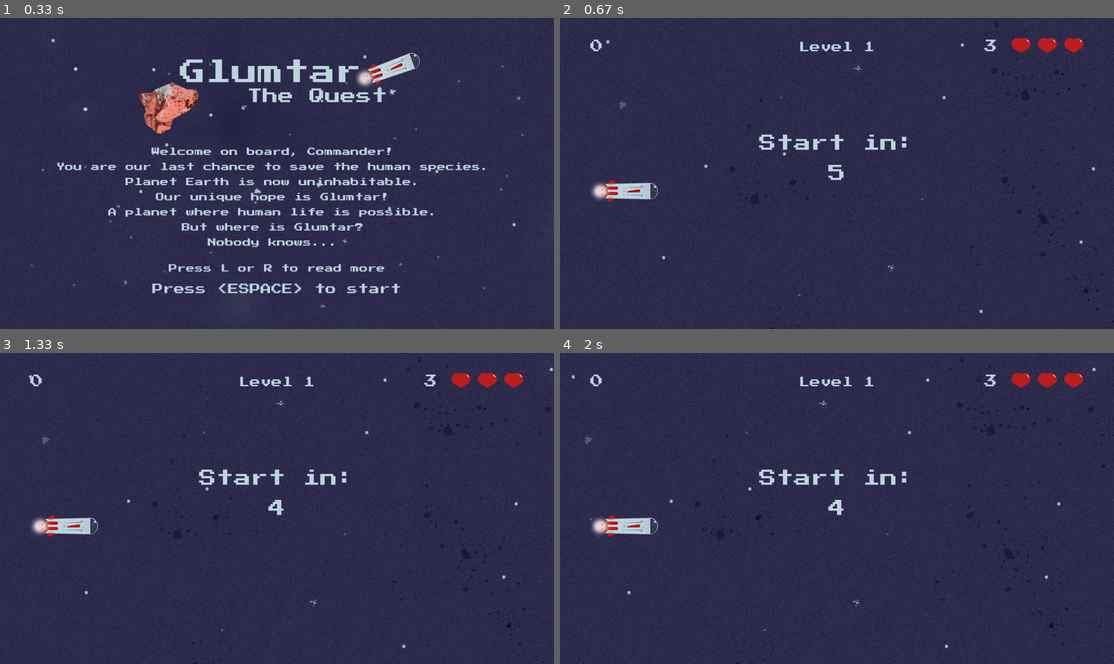
Above: before the commit, frames 1-4 (two rows, left to right).
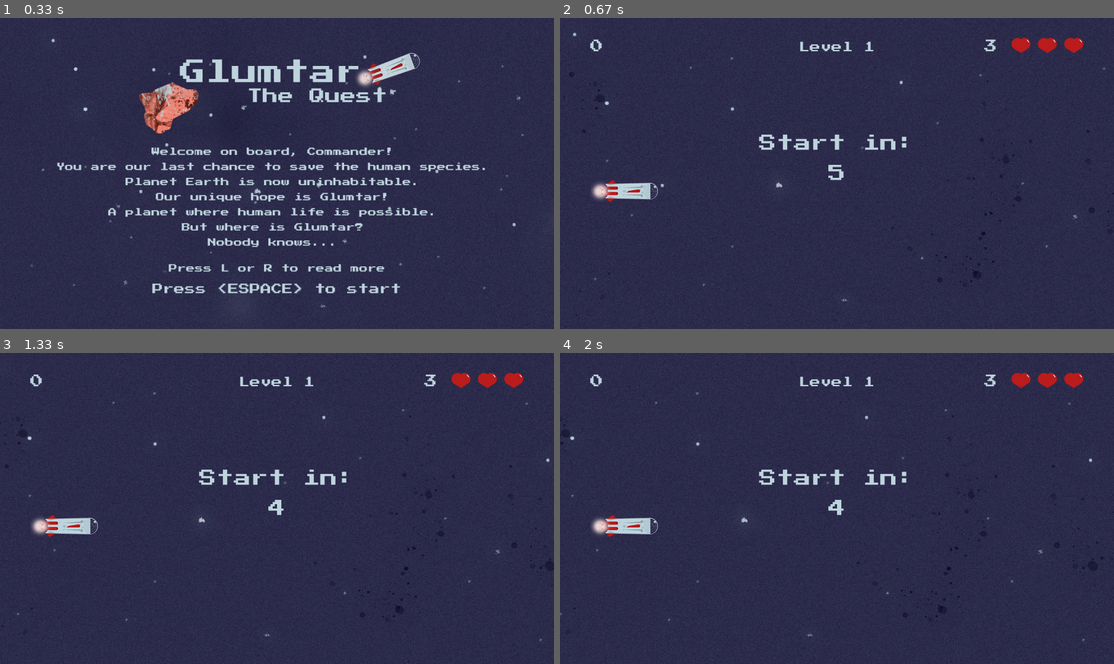
Above: after the commit, the same moments.

Repository: AdrianFSN/proyecto-final-pygame-quest
Game: pygame game, started from main.py
Same seed, same stepped clock (60 frames per second), same inputs: the game is played once before the commit and once after it.
Inputs:
- Up to frame 1 (0.33 s): no input
- Up to frame 2 (0.67 s): tap Space at 0.33 s
- Up to frame 3 (1.33 s): no input
- Up to frame 4 (2 s): no input

Frame 1 is identical in both runs. In frame 2, 0.4% of the frame differs, in the area x 0-100%, y 2-100%; in frame 3, 0.4%; in frame 4, 0.4%.

Commit message:
fix: acorto la duración de la partida y ajusto el tamaño de fondos y timer del scroll

Diff:
--- a/glumtar/__init__.py
+++ b/glumtar/__init__.py
@@ -13,7 +13,7 @@
 
 # Display settings
 BOTTOM_MARGIN_LIMIT = 80
-DEFAULT_BG_SCROLL = 7200
+DEFAULT_BG_SCROLL = 5920  # Related to the bg_image width. Currently, it must be 5920
 FPS = 60
 HEIGHT = 720
 TIME_UNIT = FPS
--- a/glumtar/scenes.py
+++ b/glumtar/scenes.py
@@ -171,7 +171,7 @@
         countdown_active = True
         end_game = False
         activate_explosion = False
-        initialize_ship_costume = False
+        # initialize_ship_costume = False
 
         while not exit:
             self.clock.tick(FPS)
Binary file changed: glumtar/resources/images/BG_level1.jpg
